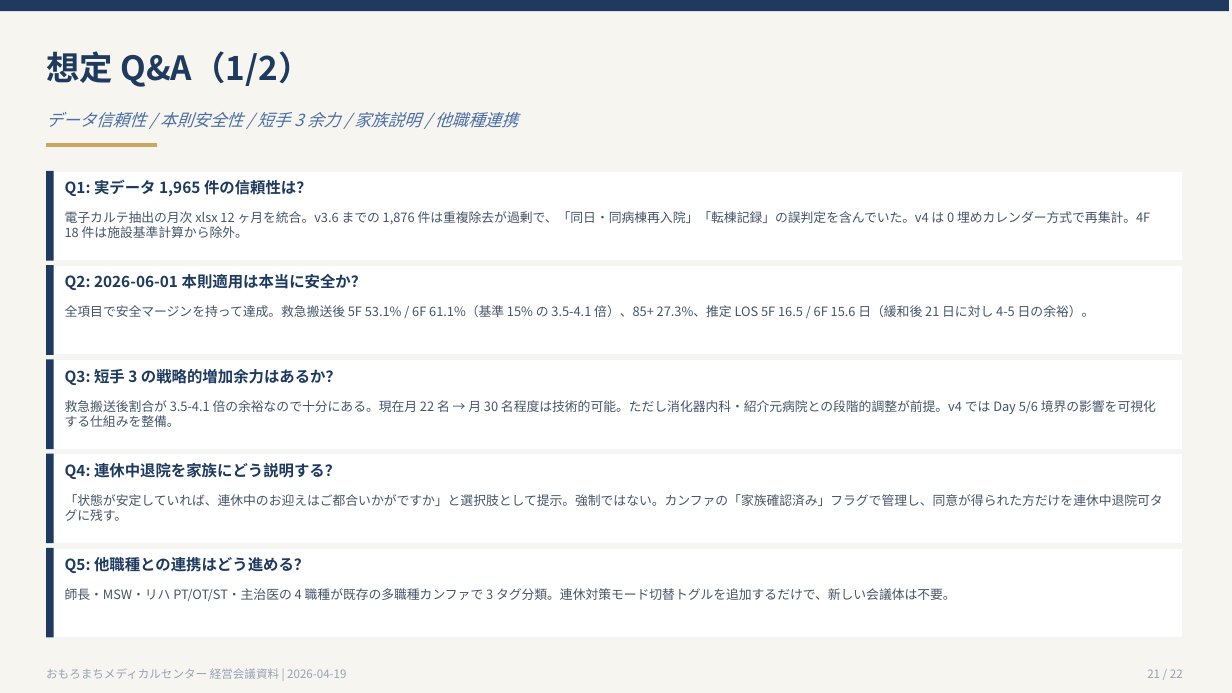
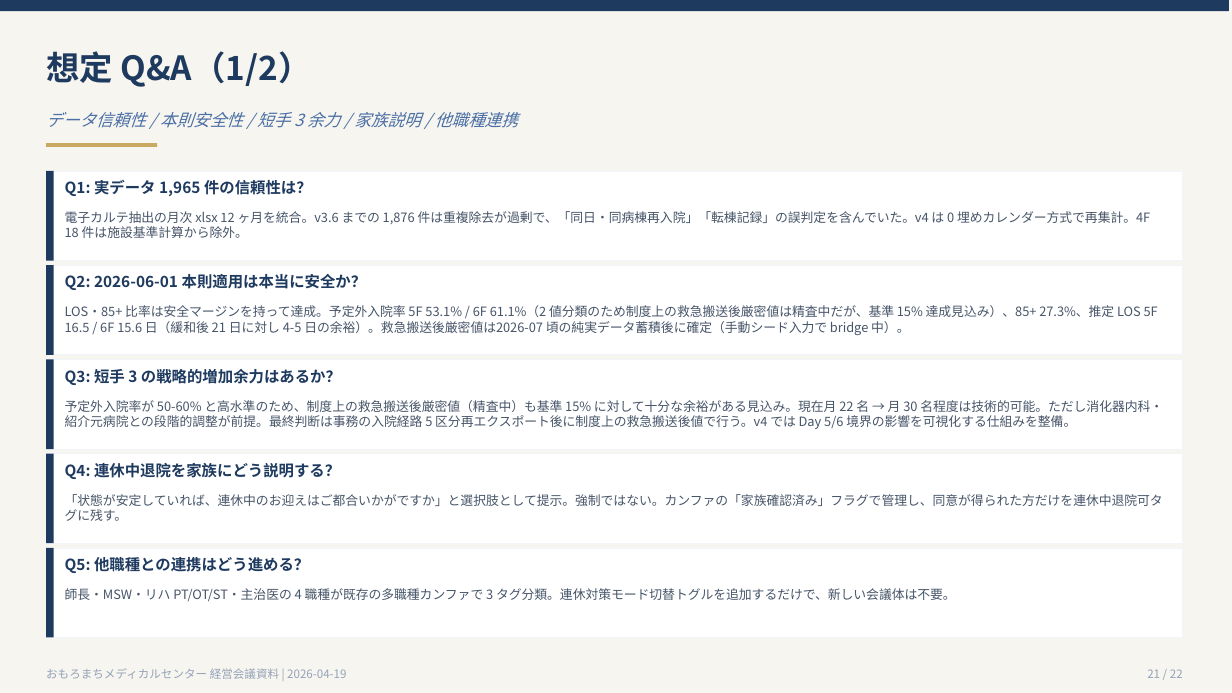
Before and after one commit to torukubota2023/bed-control-simulator, a slide deck: slide 21 of docs/admin/slides/weekend_holiday_kpi/weekend_holiday_kpi.pptx. Drawn at 1232x693 pixels with LibreOffice and Linux fonts; fonts in the diff are those of the drawing. Boxes give left, top, right and bottom in pixels: in the first picture for what was removed or moved away, otherwise in the second. Text is boxed around its words. In the diff, an @@ line names an element or a change of style, - is before the commit and + after.

```diff
--- a/docs/admin/slides/weekend_holiday_kpi/weekend_holiday_kpi.pptx
+++ b/docs/admin/slides/weekend_holiday_kpi/weekend_holiday_kpi.pptx
@@ text at (65,305,1158,335): text changed @@
-全項目で安全マージンを持って達成。救急搬送後 5F 53.1% / 6F 61.1%（基準 15% の 3.5-4.1 倍）、85+ 27.3%、推定 LOS 5F 16.5 / 6F 15.6 日（緩和後 21 日に対し 4-5 日の余裕）。
+LOS・85+ 比率は安全マージンを持って達成。予定外入院率 5F 53.1% / 6F 61.1%（2 値分類のため制度上の救急搬送後厳密値は精査中だが、基準 15% 達成見込み）、85+ 27.3%、推定 LOS 5F 16.5 / 6F 15.6 日（緩和後 21 日に対し 4-5 日の余裕）。救急搬送後厳密値は2026-07 頃の純実データ蓄積後に確定（手動シード入力で bridge 中）。
@@ text at (65,400,1163,429): text changed @@
-救急搬送後割合が 3.5-4.1 倍の余裕なので十分にある。現在月 22 名 → 月 30 名程度は技術的可能。ただし消化器内科・紹介元病院との段階的調整が前提。v4 では Day 5/6 境界の影響を可視化する仕組みを整備。
+予定外入院率が 50-60% と高水準のため、制度上の救急搬送後厳密値（精査中）も基準 15% に対して十分な余裕がある見込み。現在月 22 名 → 月 30 名程度は技術的可能。ただし消化器内科・紹介元病院との段階的調整が前提。最終判断は事務の入院経路 5 区分再エクスポート後に制度上の救急搬送後値で行う。v4 では Day 5/6 境界の影響を可視化する仕組みを整備。
```
Also in this commit, not shown: 2 other slides changed, 4 other files.
